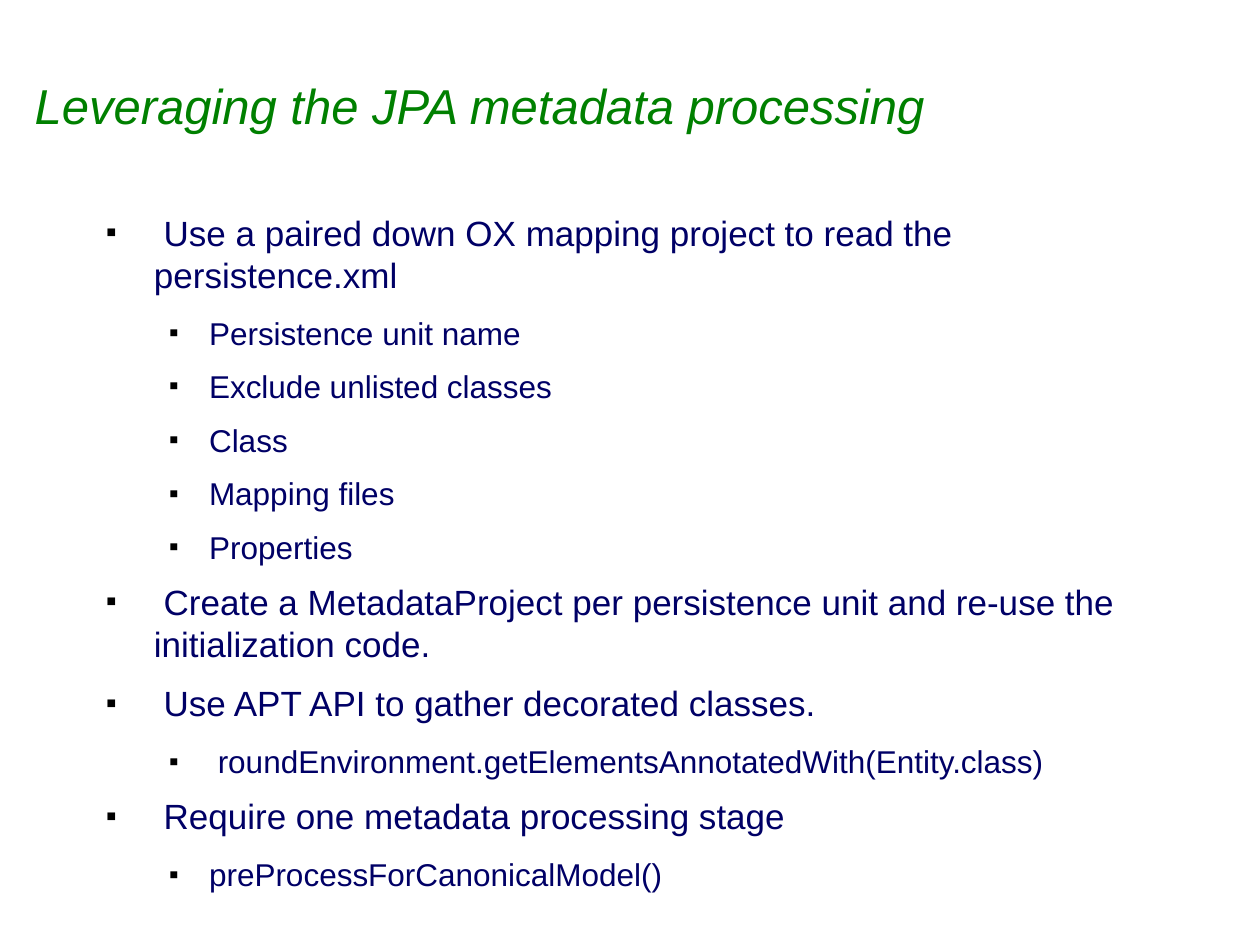
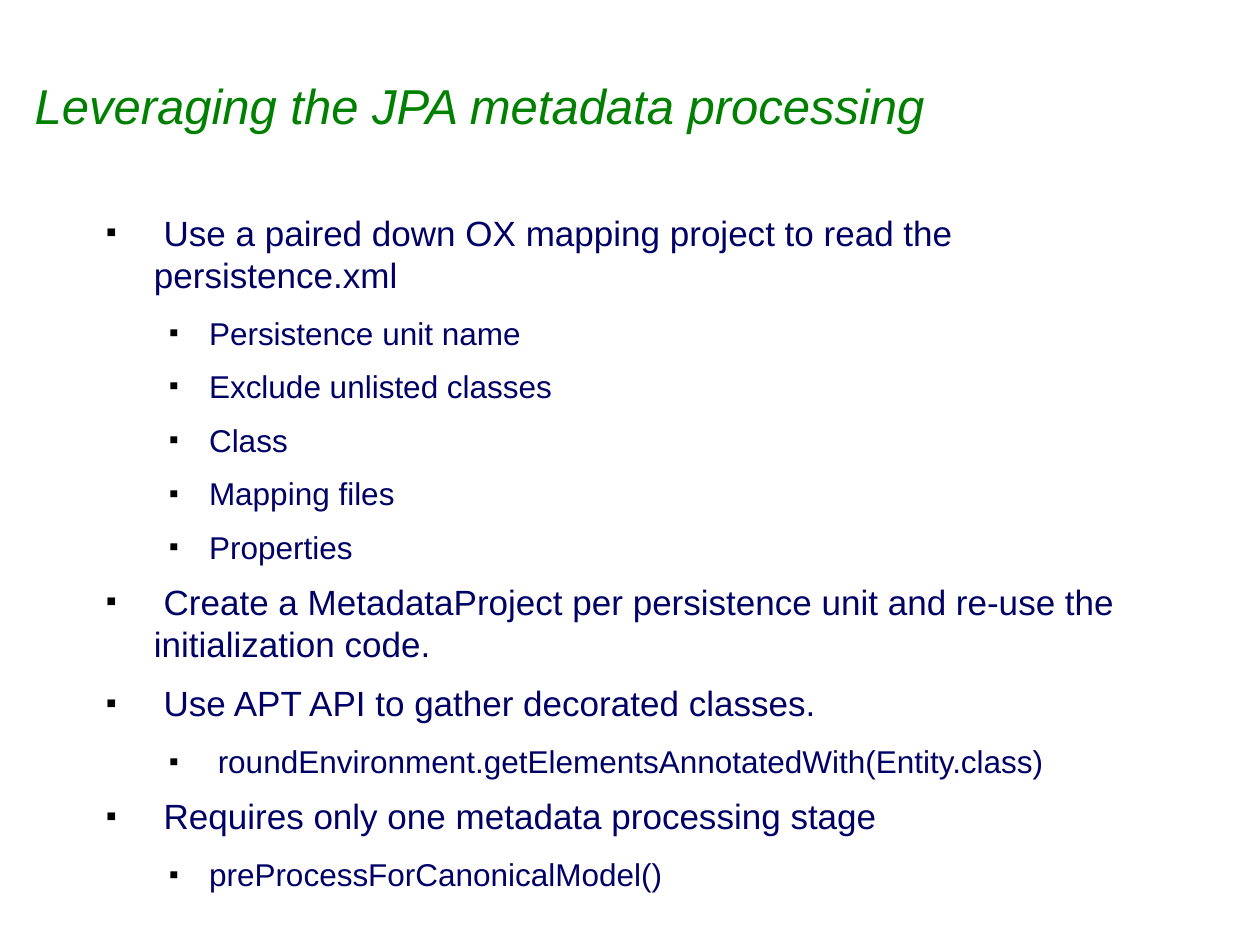
Before and after one commit to sabineheider/incubator, a slide deck: slide 3 of summit-2010/CanonicalModelGen.odp. Drawn at 1260x945 pixels with LibreOffice and Linux fonts; fonts in the diff are those of the drawing; background and template pictures are left out. Boxes give left, top, right and bottom in pixels: in the first picture for what was removed or moved away, otherwise in the second. Text is boxed around its words. In the diff, an @@ line names an element or a change of style, - is before the commit and + after.

```diff
--- a/summit-2010/CanonicalModelGen.odp
+++ b/summit-2010/CanonicalModelGen.odp
@@ text at (x1=164, y1=803, x2=877, y2=836): text changed @@
-■ Require one metadata processing stage
+■ Requires only one metadata processing stage
```
Also in this commit, not shown: 1 other slide changed.
